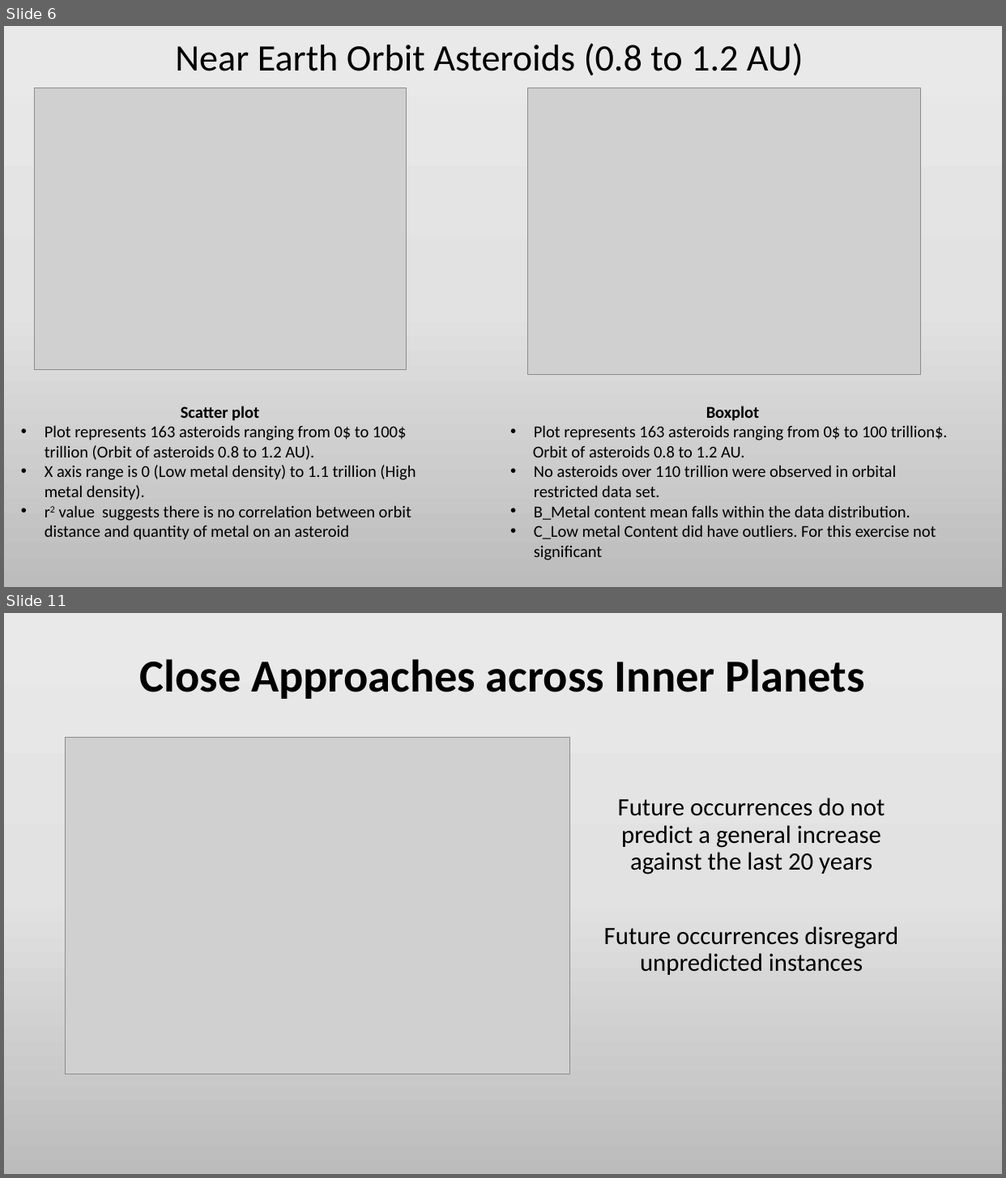
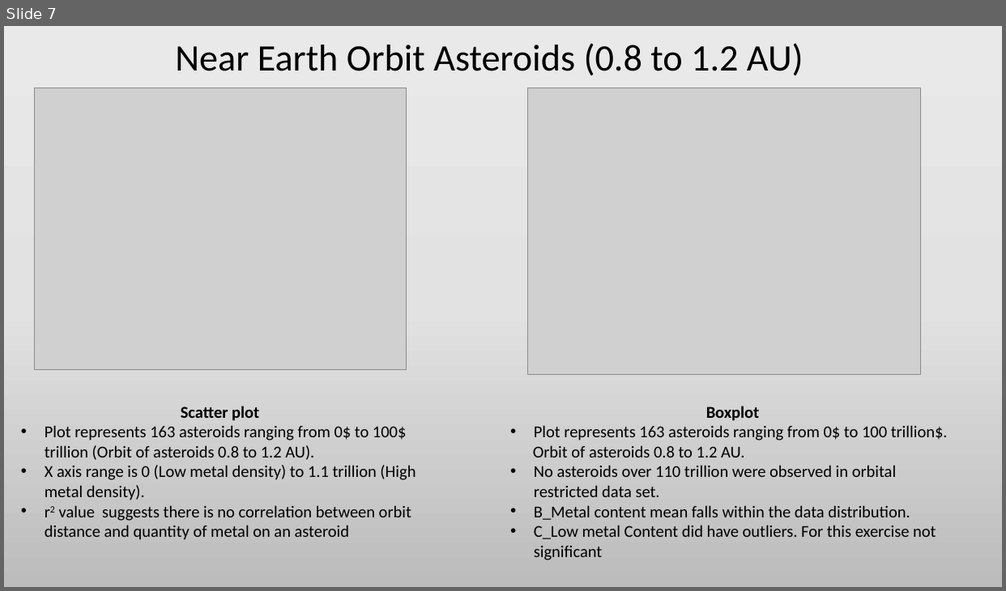
Before and after one commit to Efritch/asteroids_group_g, a slide deck: asteroid_analysisFinal.pptx. Shown one above the other, each under a label of ours: slides 6 and 11 before the commit, slide 7 after it; the slides between them are not shown. The pictures are 1006x1178 and 1006x591 pixels, drawn with LibreOffice and Linux fonts; fonts in the diff are those of the drawing; grey boxes stand for pictures. Boxes give left, top, right and bottom in pixels: in the first picture for what was removed or moved away, otherwise in the second. Text is boxed around its words. In the diff, an @@ line names an element or a change of style, - is before the commit and + after.

```diff
--- a/asteroid_analysisFinal.pptx
+++ b/asteroid_analysisFinal.pptx
@@ slide 11 removed at box(4, 613, 1002, 1174), background gradient #EBEAEA to #E4E3E3 to #BDBCBC @@
@@ title removed at box(140, 659, 865, 699) @@
-Close Approaches across Inner Planets
@@ picture removed at box(65, 737, 570, 1074) @@
@@ subtitle removed at box(604, 798, 898, 975) @@
-Future occurrences do not predict a general increase against the last 20 years
-Future occurrences disregard unpredicted instances
@@ what was slide 6 is now slide 7 @@
```
Also in this commit, not shown: 7 slides changed, 9 slides added, 2 other slides removed.
